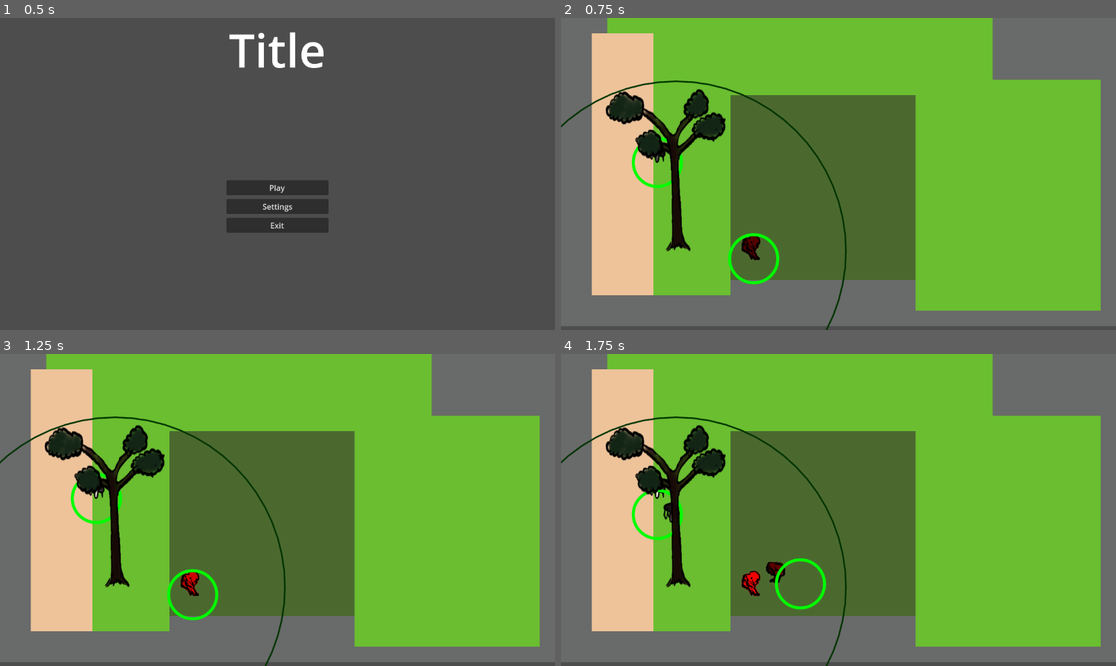
Above: before the commit, frames 1-4 (two rows, left to right).
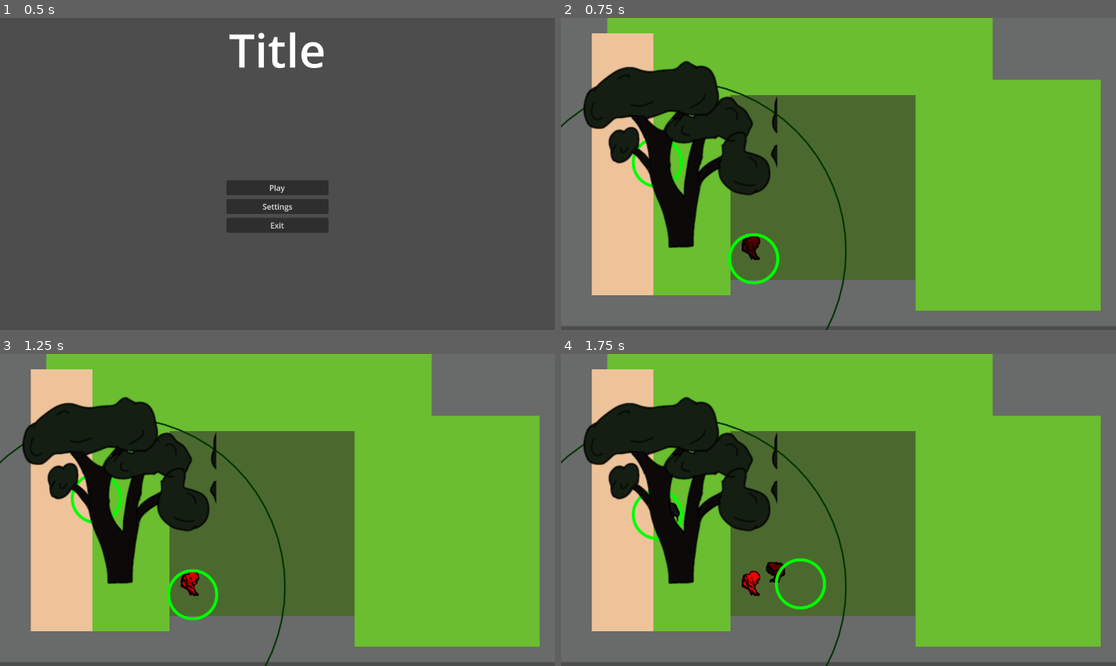
Above: after the commit, the same moments.

Repository: carcinizer/slavic-2025
Game: Godot game, scene res://scenes/main_menu.tscn
Two runs of this game, one before a commit and one after it. Both use one fixed random seed, a clock stepped at 60 frames per second and the inputs below.
Inputs:
- Up to frame 1 (0.5 s): no input
- Up to frame 2 (0.75 s): click "Play" at 0.5 s
- Up to frame 3 (1.25 s): no input
- Up to frame 4 (1.75 s): tap Enter at 1.25 s; hold Right (right1) from 1.28 s (still down); tap S (down2) at 1.35 s

Frame 1 is identical in both runs. In frame 2, 8.7% of the frame differs, in the area x 4-40%, y 13-75%; in frame 3, 8.7%; in frame 4, 8.6%.

Commit message:
tree variaty graphics

Diff:
--- a/scenes/tree.tscn
+++ b/scenes/tree.tscn
@@ -1,7 +1,7 @@
 [gd_scene load_steps=5 format=3 uid="uid://b7r5ai1pa2xl"]
 
 [ext_resource type="Script" uid="uid://dl0j40wfaghwc" path="res://src/tree.gd" id="1_vplca"]
-[ext_resource type="Texture2D" uid="uid://shtqad17ywjq" path="res://graphics/tree01.png" id="2_vplca"]
+[ext_resource type="Texture2D" uid="uid://bbq8u03dn5fdd" path="res://graphics/tree.png" id="2_vplca"]
 
 [sub_resource type="CircleShape2D" id="CircleShape2D_0bdi0"]
 radius = 25.0
@@ -20,10 +20,11 @@
 [node name="Sprite" type="Sprite2D" parent="."]
 z_as_relative = false
 y_sort_enabled = true
-scale = Vector2(0.915465, 1.53182)
+scale = Vector2(1.5, 1.5)
 texture = ExtResource("2_vplca")
 centered = false
-offset = Vector2(-160.16, -219.41)
+offset = Vector2(-140, -270)
+hframes = 3
 
 [node name="NeighborRange" type="Area2D" parent="."]
 
